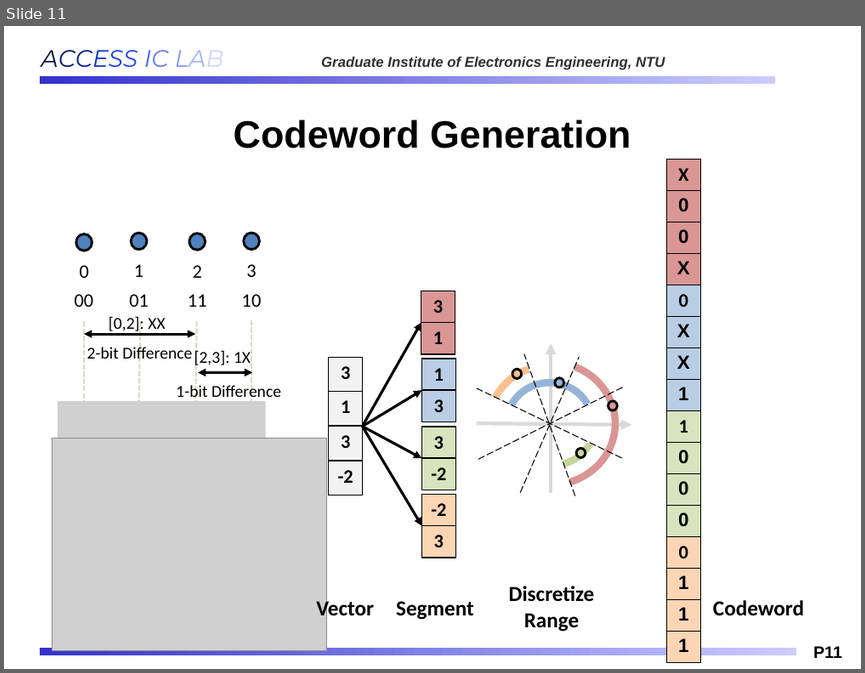
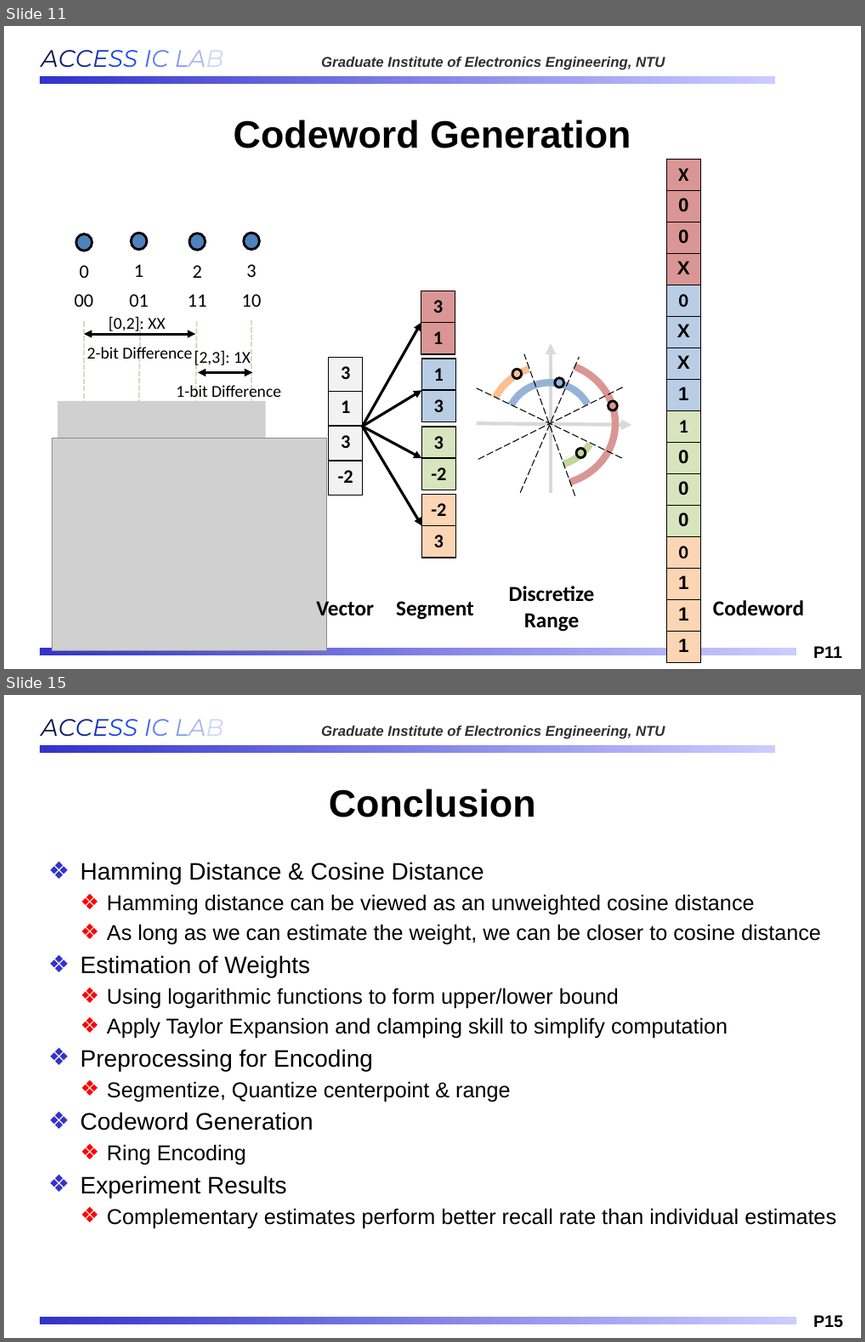
Before and after one commit to Oniontow/AndyWu_Project, a slide deck: ppt_mxic/MXIC_20260223.pptx. Shown one above the other, each under a label of ours: slide 11 before the commit, slides 11 and 15 after it; the slides between them are not shown. The pictures are 865x673 and 865x1342 pixels, drawn with LibreOffice and Linux fonts; fonts in the diff are those of the drawing; grey boxes stand for pictures; background and template pictures are left out. Boxes give left, top, right and bottom in pixels: in the first picture for what was removed or moved away, otherwise in the second. Text is boxed around its words. In the diff, an @@ line names an element or a change of style, - is before the commit and + after.

```diff
--- a/ppt_mxic/MXIC_20260223.pptx
+++ b/ppt_mxic/MXIC_20260223.pptx
@@ slide 15 added at box(4, 695, 861, 1338), background #FFFFFF; not listed: 4 template elements that a slide beside it also shows @@
@@ title added at box(329, 789, 536, 817), 32 pt, text #000000, bold @@
+Conclusion
@@ text added at box(80, 862, 836, 1228), 18 pt, text #000000 @@
+❖ Hamming Distance & Cosine Distance
+  ❖ Hamming distance can be viewed as an unweighted cosine distance
+  ❖ As long as we can estimate the weight, we can be closer to cosine distance
+❖ Estimation of Weights
+  ❖ Using logarithmic functions to form upper/lower bound
+  ❖ Apply Taylor Expansion and clamping skill to simplify computation
+❖ Preprocessing for Encoding
+  ❖ Segmentize, Quantize centerpoint & range
+❖ Codeword Generation
+  ❖ Ring Encoding
+❖ Experiment Results
+  ❖ Complementary estimates perform better recall rate than individual estimates
```
Also in this commit, not shown: 2 slides changed, 4 other slides added, 1 slide removed.
